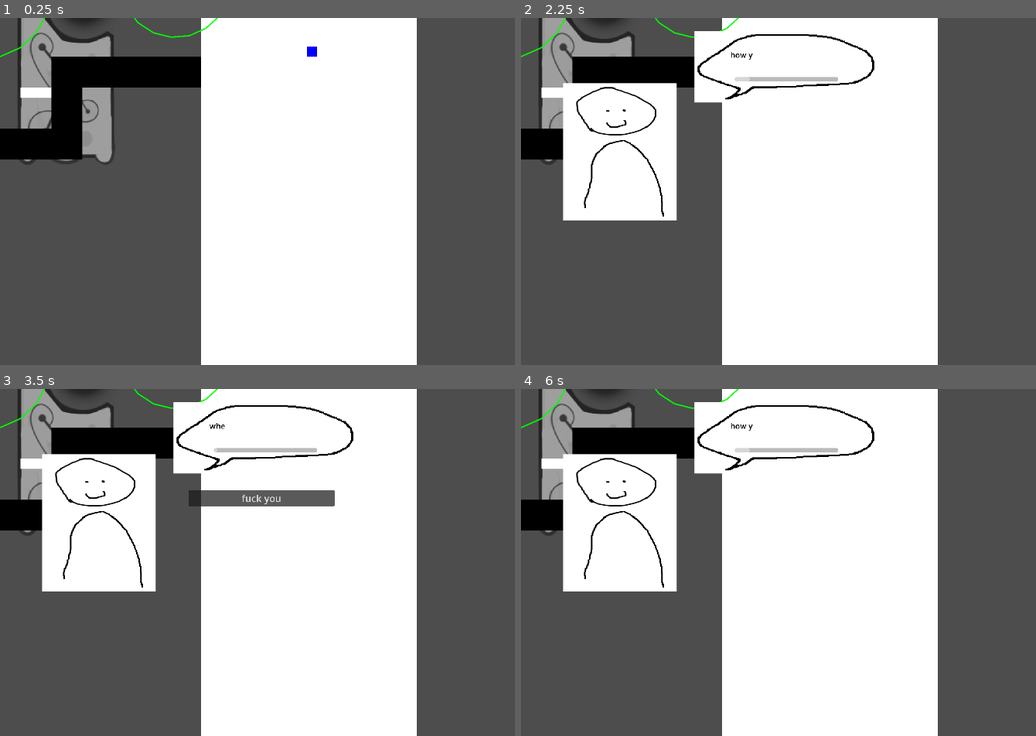
Above: before the commit, frames 1-4 (two rows, left to right).
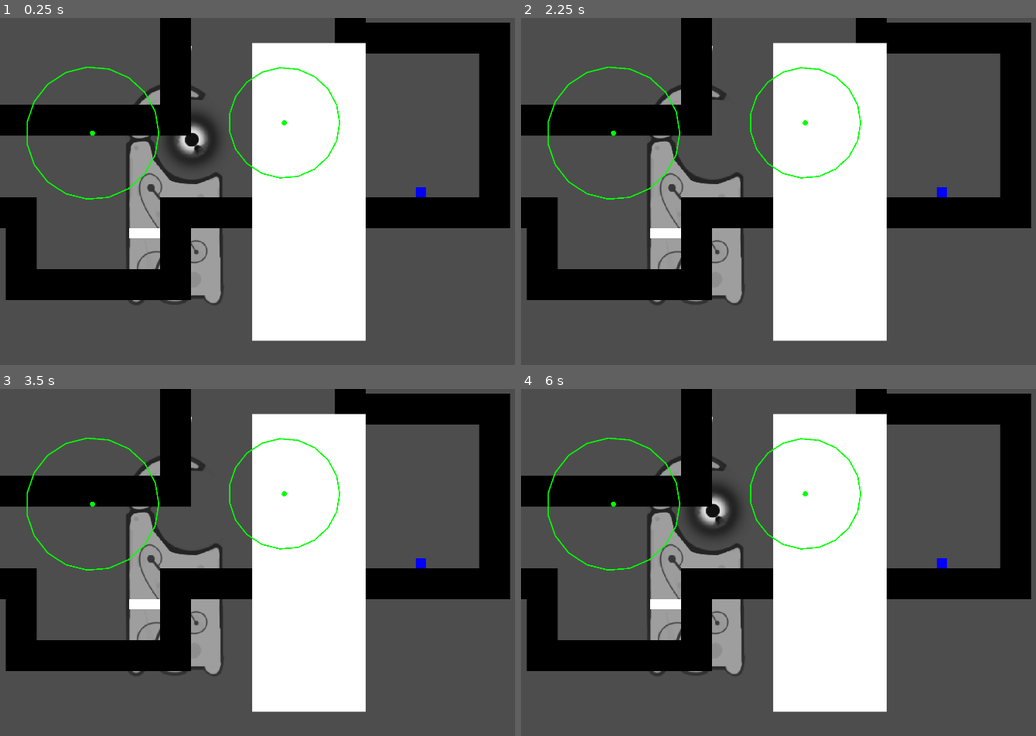
Above: after the commit, the same moments.

Repository: Lukko-Digital/upwell
Game: Godot game, scene res://src/main.tscn
Same seed, same stepped clock (60 frames per second), same inputs: the game is played once before the commit and once after it.
Inputs (mouse positions are in pixels of both pictures, inside the frame that each line leads up to):
- Up to frame 1 (0.25 s): no input
- Up to frame 2 (2.25 s): tap Enter at 0.5, 2 s; move the mouse to (963, 174) at 0.52 s; hold Right mouse button (attract) 0.53-1.28 s; hold D (right) 0.53-2.03 s; tap Space (jump) at 0.77, 1.25, 1.52 s; move the mouse to (706, 208) at 1.27 s; tap Shift (boost) at 1.35 s; move the mouse to (891, 115) at 2.02 s; hold A (left) from 2.03 s (still down); hold E (interact) from 2.03 s (still down)
- Up to frame 3 (3.5 s): tap Space (jump) at 2.75, 3.02 s; move the mouse to (278, 631) at 2.77 s; release A (left) at 2.78 s; release E (interact) at 2.78 s; hold D (right) from 2.78 s (still down); click (278, 631) at 2.85 s
- Up to frame 4 (6 s): release D (right) at 3.5 s; click (783, 496) at 3.5 s, where only the run before the commit has a clickable "fuck you"; tap Enter at 4.25 s; move the mouse to (1015, 614) at 4.27 s; hold D (right) 4.28-5.03 s; hold Right mouse button (attract) 4.28-5.03 s; tap Space (jump) at 4.52, 5, 5.27 s; move the mouse to (644, 510) at 5.02 s; hold A (left) 5.03-5.78 s; tap Shift (boost) at 5.1 s; move the mouse to (860, 562) at 5.77 s; hold D (right) from 5.78 s (still down); hold E (interact) from 5.78 s (still down)

The runs differ from the first frame. In frame 1, 49% of the frame differs, in the area x 0-100%, y 0-100%; in frame 2, 53%; in frame 3, 54%; in frame 4, 54%.

Commit message:
rescale player and level elements

Diff:
--- a/src/creator_puzzle_0_visual_prototype.tscn
+++ b/src/creator_puzzle_0_visual_prototype.tscn
@@ -142,7 +142,6 @@
 [node name="ClickerHolder2" parent="." instance=ExtResource("4_trnax")]
 position = Vector2(326, -1834)
 rotation = 3.1296
-scale = Vector2(1, 1)
 has_clicker = false
 
 [node name="AgCore" type="Sprite2D" parent="."]
@@ -330,7 +329,7 @@
 
 [node name="Layer21" type="Sprite2D" parent="-1"]
 modulate = Color(1, 1, 1, 0.101961)
-position = Vector2(760.56, -2460.28)
+position = Vector2(803.75, -2462.5)
 scale = Vector2(39.4641, 15.8391)
 texture = ExtResource("5_2d7qf")
 
@@ -374,7 +373,6 @@
 [node name="Rock5" type="Sprite2D" parent="1"]
 position = Vector2(-1662, -946)
 rotation = 0.90407
-scale = Vector2(1, 1)
 texture = ExtResource("12_7igdy")
 
 [node name="Rock3" type="Sprite2D" parent="1"]
--- a/src/player.tscn
+++ b/src/player.tscn
@@ -5,13 +5,13 @@
 [ext_resource type="PackedScene" uid="uid://tuityuo8eefb" path="res://src/level_elements/clicker.tscn" id="3_joqfy"]
 
 [sub_resource type="RectangleShape2D" id="RectangleShape2D_piej1"]
-size = Vector2(352, 896)
+size = Vector2(176, 464)
 
 [sub_resource type="RectangleShape2D" id="RectangleShape2D_163mm"]
-size = Vector2(352, 896)
+size = Vector2(176, 464)
 
 [sub_resource type="RectangleShape2D" id="RectangleShape2D_d8ltk"]
-size = Vector2(352, 896)
+size = Vector2(176, 464)
 
 [node name="Player" type="CharacterBody2D"]
 collision_layer = 2
@@ -45,9 +45,9 @@
 offset_bottom = -1.0
 
 [node name="ColorRect" type="ColorRect" parent="."]
-offset_left = -168.0
-offset_top = -440.0
-offset_right = 168.0
-offset_bottom = 440.0
+offset_left = -88.0
+offset_top = -231.0
+offset_right = 88.0
+offset_bottom = 232.0
 
 [connection signal="dialogue_finished" from="DialogueUi" to="." method="_on_dialogue_ui_dialogue_finished"]
